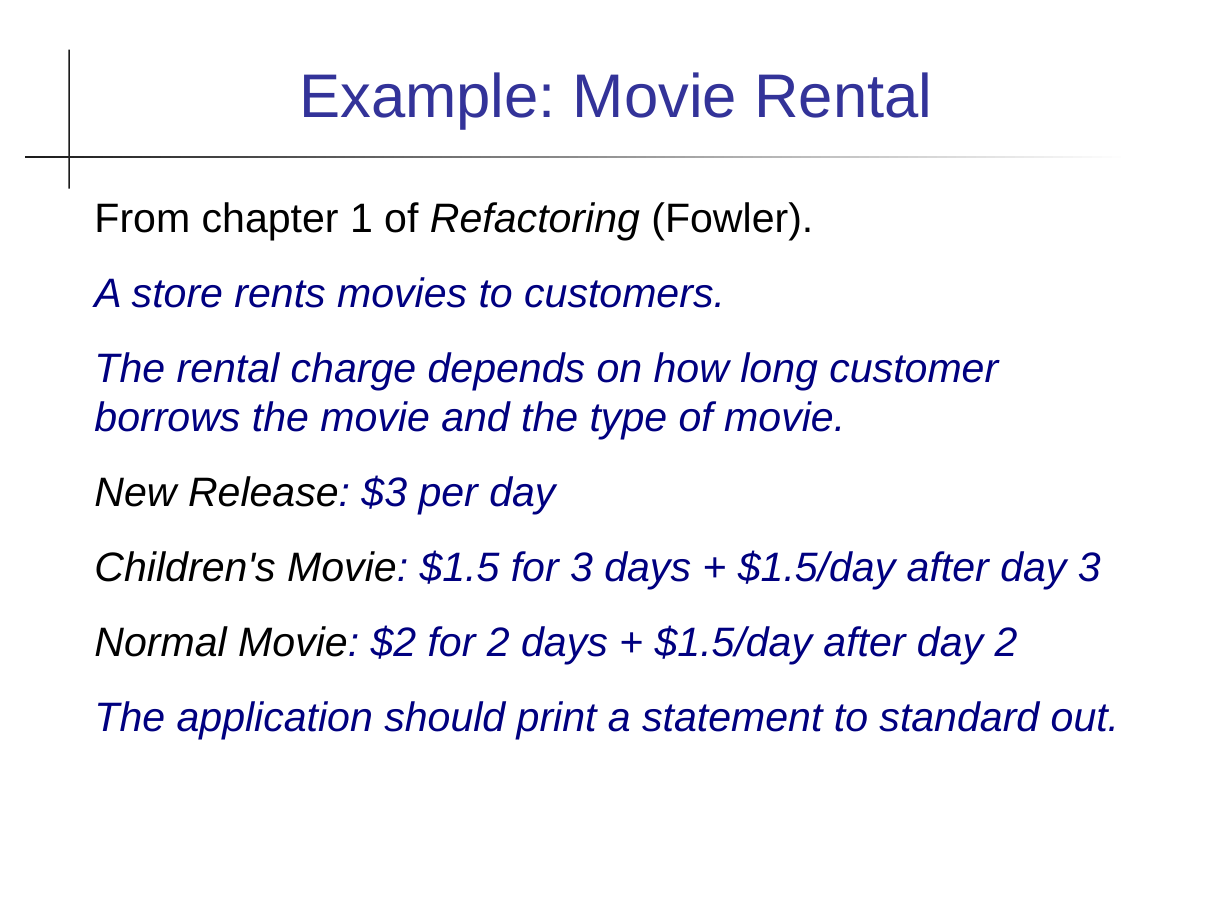
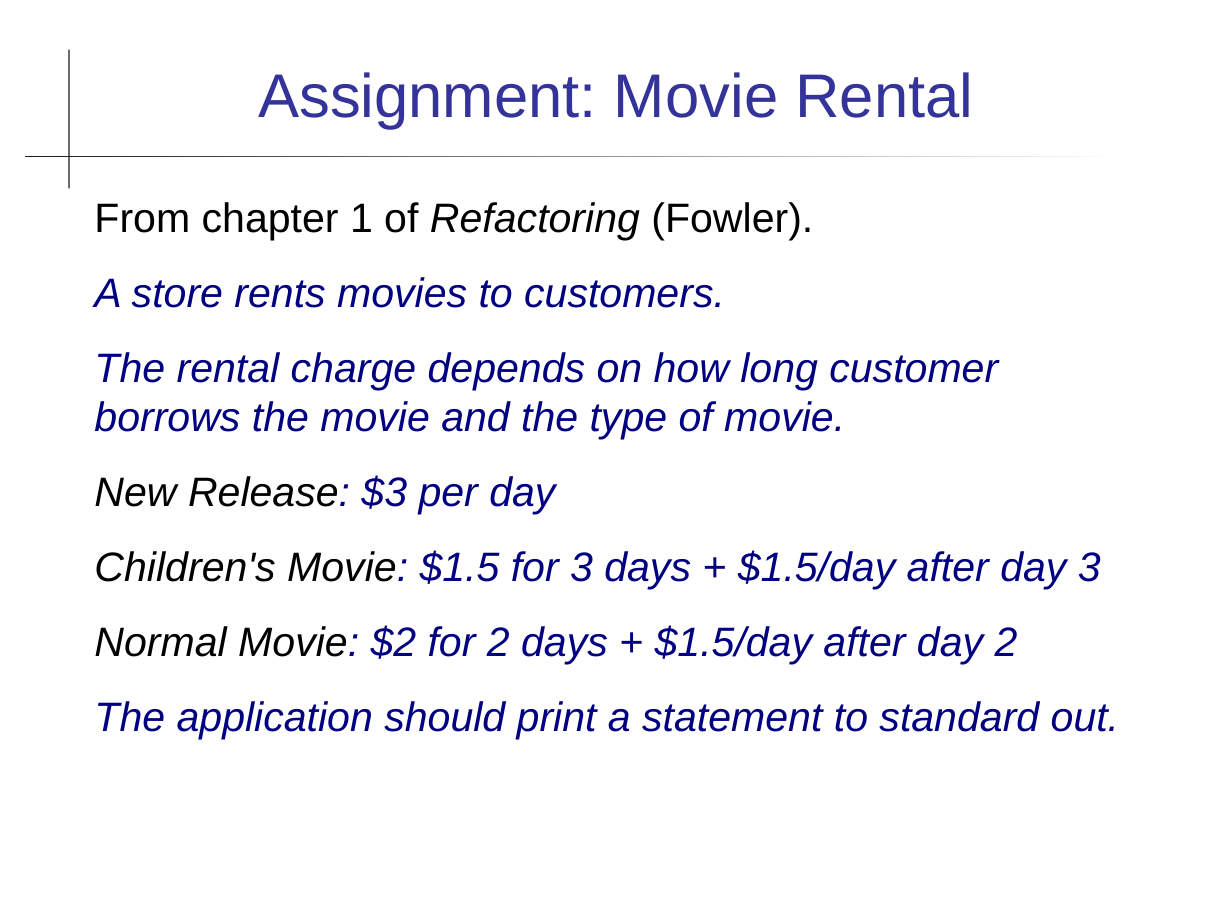
Before and after one commit to cpske/ISP, a slide deck: slide 13 of refactoring/Refactoring.ppt (slide 10 before the commit). Drawn at 1232x924 pixels with LibreOffice and Linux fonts; fonts in the diff are those of the drawing. Boxes give left, top, right and bottom in pixels: in the first picture for what was removed or moved away, otherwise in the second. Text is boxed around its words. In the diff, an @@ line names an element or a change of style, - is before the commit and + after.

```diff
--- a/refactoring/Refactoring.ppt
+++ b/refactoring/Refactoring.ppt
@@ title at <box>258,72,973,129</box>: text changed @@
-Example: Movie Rental
+Assignment: Movie Rental
```
Also in this commit, not shown: 14 other slides changed, 2 slides added, 1 slide removed, 2 other files.
